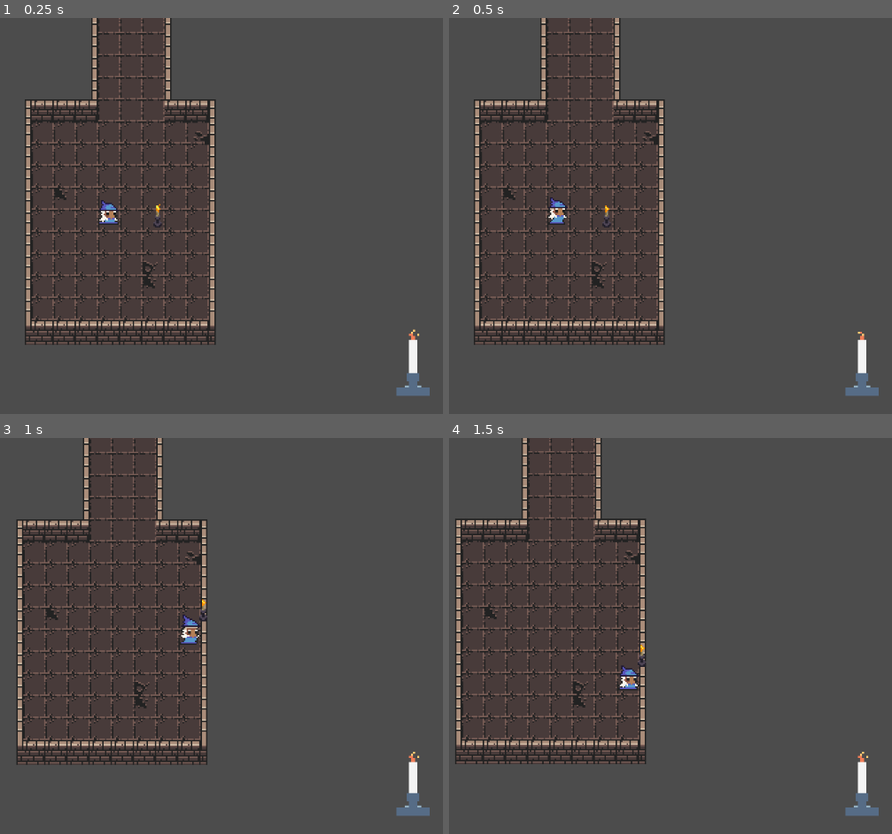
Above: before the commit, frames 1-4 (two rows, left to right).
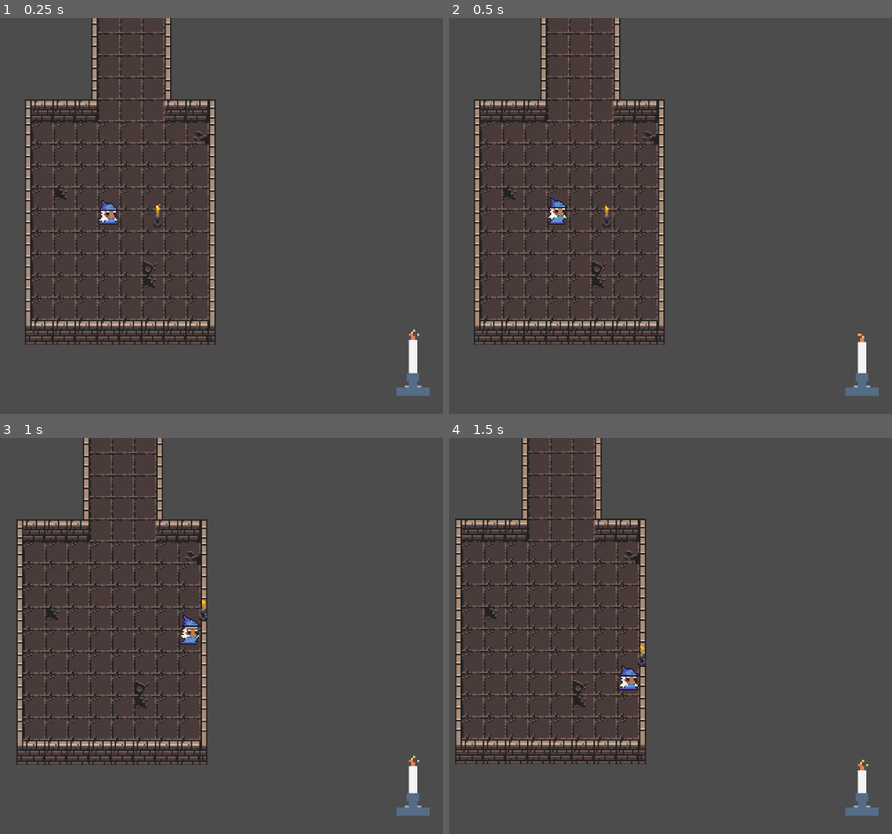
Above: after the commit, the same moments.

Repository: BadInheritance/ld46_souls_afire
Game: Godot game, scene res://scenes/Main.tscn
Same seed, same stepped clock (60 frames per second), same inputs: the game is played once before the commit and once after it. The project has no main scene, so this scene is started directly.
Inputs:
- Up to frame 1 (0.25 s): no input
- Up to frame 2 (0.5 s): no input
- Up to frame 3 (1 s): hold D (player_right) from 0.53 s (still down); tap E (player_action) at 0.6 s
- Up to frame 4 (1.5 s): release D (player_right) at 1.28 s; hold S (player_down) from 1.28 s (still down); tap E (player_action) at 1.35 s

Frame 1 is identical in both runs. In frame 2, less than 0.1% of the frame differs, in the area x 92-95%, y 79-82%; in frame 3, less than 0.1%; in frame 4, less than 0.1%, in the area x 92-95%, y 79-84%.

Commit message:
Implement raising and collapsing wall-creation
- Implement wall that raises and collapses after some seconds
- Refactor variable naming in Candle script

Diff:
--- /dev/null
+++ b/prefabs/HorizontalMagicWall.tscn
@@ -0,0 +1,21 @@
+[gd_scene load_steps=4 format=2]
+
+[ext_resource path="res://scripts/items/MagicWall.gd" type="Script" id=1]
+[ext_resource path="res://assets/tilemap/wall_bottom.png" type="Texture" id=2]
+
+[sub_resource type="RectangleShape2D" id=1]
+extents = Vector2( 20, 8 )
+
+[node name="HorizontalWall" type="Node2D"]
+script = ExtResource( 1 )
+
+[node name="WallSprite" type="Sprite" parent="."]
+texture = ExtResource( 2 )
+region_enabled = true
+region_rect = Rect2( 0, 0, 16, 16 )
+
+[node name="KinematicBody2D" type="KinematicBody2D" parent="."]
+
+[node name="CollisionShape2D" type="CollisionShape2D" parent="KinematicBody2D"]
+scale = Vector2( 0.4, 1 )
+shape = SubResource( 1 )
--- /dev/null
+++ b/prefabs/VerticalMagicWall.tscn
@@ -0,0 +1,22 @@
+[gd_scene load_steps=4 format=2]
+
+[ext_resource path="res://assets/tilemap/wall_side_mid_left.png" type="Texture" id=1]
+[ext_resource path="res://scripts/items/MagicWall.gd" type="Script" id=2]
+
+[sub_resource type="RectangleShape2D" id=1]
+extents = Vector2( 20, 8 )
+
+[node name="VerticalWall" type="Node2D"]
+script = ExtResource( 2 )
+wallDirection = "Vertical"
+
+[node name="WallSprite" type="Sprite" parent="."]
+texture = ExtResource( 1 )
+region_enabled = true
+region_rect = Rect2( 11, 0, 5, 16 )
+
+[node name="KinematicBody2D" type="KinematicBody2D" parent="."]
+
+[node name="CollisionShape2D" type="CollisionShape2D" parent="KinematicBody2D"]
+scale = Vector2( 0.4, 1 )
+shape = SubResource( 1 )
--- a/scripts/items/Candle.gd
+++ b/scripts/items/Candle.gd
@@ -1,22 +1,20 @@
 extends Node2D
 
-export var SHORTENING_RATE = 0.3
-var CANDLE_LENGTH = 20
-var shortening_time
-var wax_region_y
-var extinguished
+export var shorteningRate = 0.3
+const CANDLE_LENGTH = 20
 
 # Called when the node enters the scene tree for the first time.
 func _ready():
-	extinguished = false
-	shortening_time = 0
-	wax_region_y = 5
 	$Wax.region_rect = Rect2(0, wax_region_y, 32, 22)
+
+onready var shortening_time = 0
+onready var wax_region_y = 5
+onready var extinguished = false
 
 # Called every frame. 'delta' is the elapsed time since the previous frame.
 func _process(delta):
 	shortening_time += delta
-	if shortening_time > SHORTENING_RATE:
+	if shortening_time > shorteningRate:
 		#Recognize burnt down candle
 		if wax_region_y >= CANDLE_LENGTH:
 			print_debug("Run out of candle!")
--- /dev/null
+++ b/scripts/items/MagicWall.gd
@@ -0,0 +1,59 @@
+extends Node2D
+
+export var growthRate = 0.1
+export var wallDuration = 3
+export(String, "Horizontal", "Vertical") var wallDirection = "Horizontal"
+const WALL_HEIGHT = 16
+var rng
+var starting_position
+var region_x
+var region_y
+var region_w
+
+# Called when the node enters the scene tree for the first time.
+func _ready():
+	rng = RandomNumberGenerator.new()
+	rng.randomize()
+	if wallDirection == "Vertical":
+		region_x = 11
+		region_y = 0
+		region_w = 5
+	elif wallDirection == "Horizontal":
+		region_x = 0
+		region_y = 0
+		region_w = 16
+	$WallSprite.region_rect = Rect2(region_x, region_y, region_w, 0)
+	starting_position = self.position
+
+onready var is_wall_up = false
+onready var elapsed_time = 0
+onready var wall_timer = 0
+onready var current_wall_height = 0
+
+# Called every frame. 'delta' is the elapsed time since the previous frame.
+func _process(delta):
+	if not is_wall_up:
+		elapsed_time += delta
+		if elapsed_time >= growthRate:
+			elapsed_time = 0
+			current_wall_height += 1
+			$WallSprite.region_rect = Rect2(region_x, region_y, region_w, current_wall_height)
+			self.position.x = starting_position.x + rng.randfn(0.0, 0.6)
+			if current_wall_height == WALL_HEIGHT:
+				self.position.x = starting_position.x
+				is_wall_up = true
+	else:
+		wall_timer += delta
+		if wall_timer >= wallDuration-1.5 and wall_timer <= wallDuration-1:
+			self.position.x = starting_position.x + rng.randfn(0.0, 0.6)
+		elif wall_timer >= wallDuration-1 and wall_timer <= wallDuration:
+			self.position.x = starting_position.x
+		elif wall_timer >= wallDuration:
+			elapsed_time += delta
+			if elapsed_time >= growthRate:
+				elapsed_time = 0
+				current_wall_height -= 1
+				$WallSprite.region_rect = Rect2(region_x, region_y, region_w, current_wall_height)
+				self.position.x = starting_position.x + rng.randfn(0.0, 0.6)
+				if current_wall_height == 0:
+					self.remove_and_skip()
